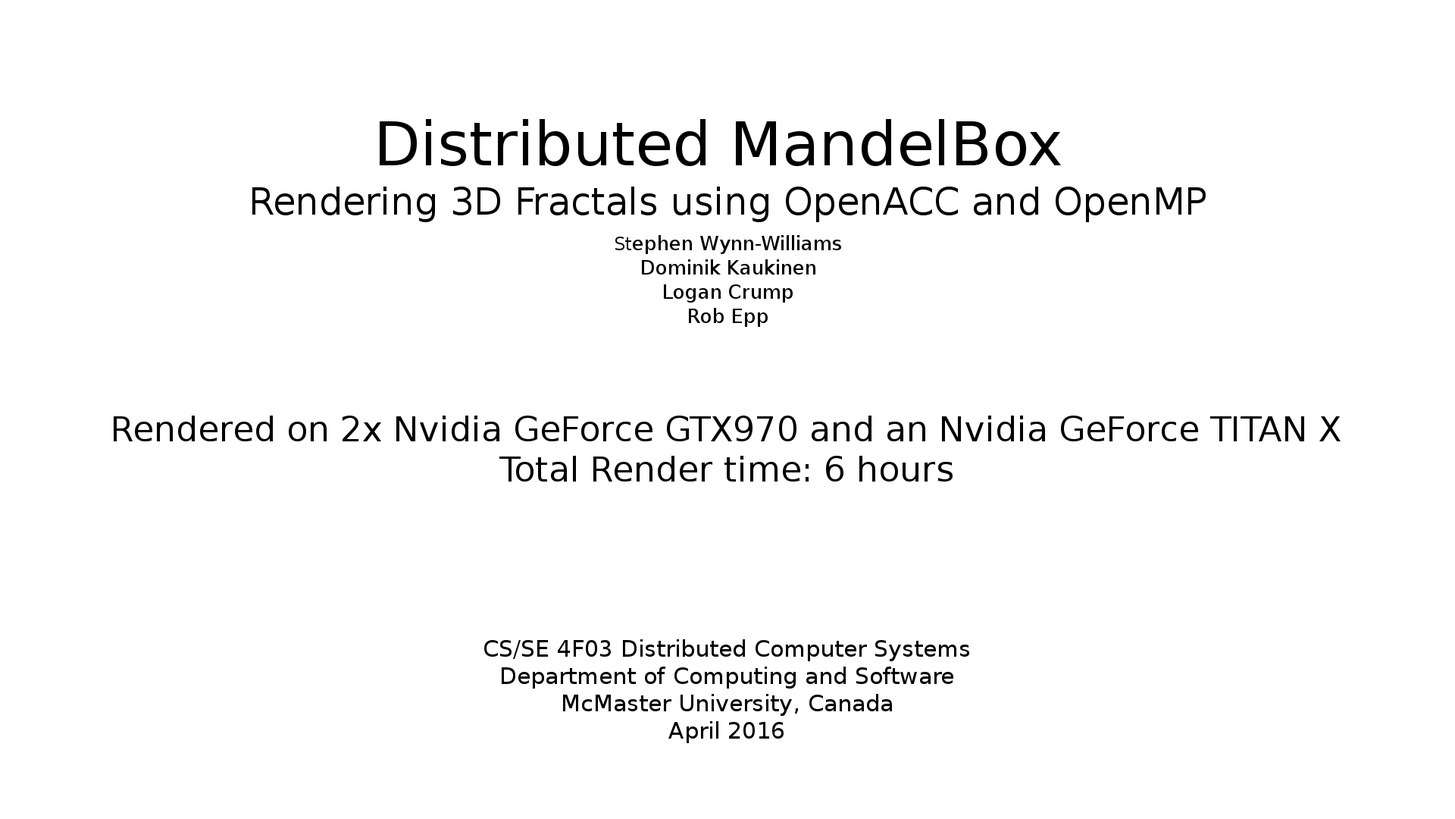
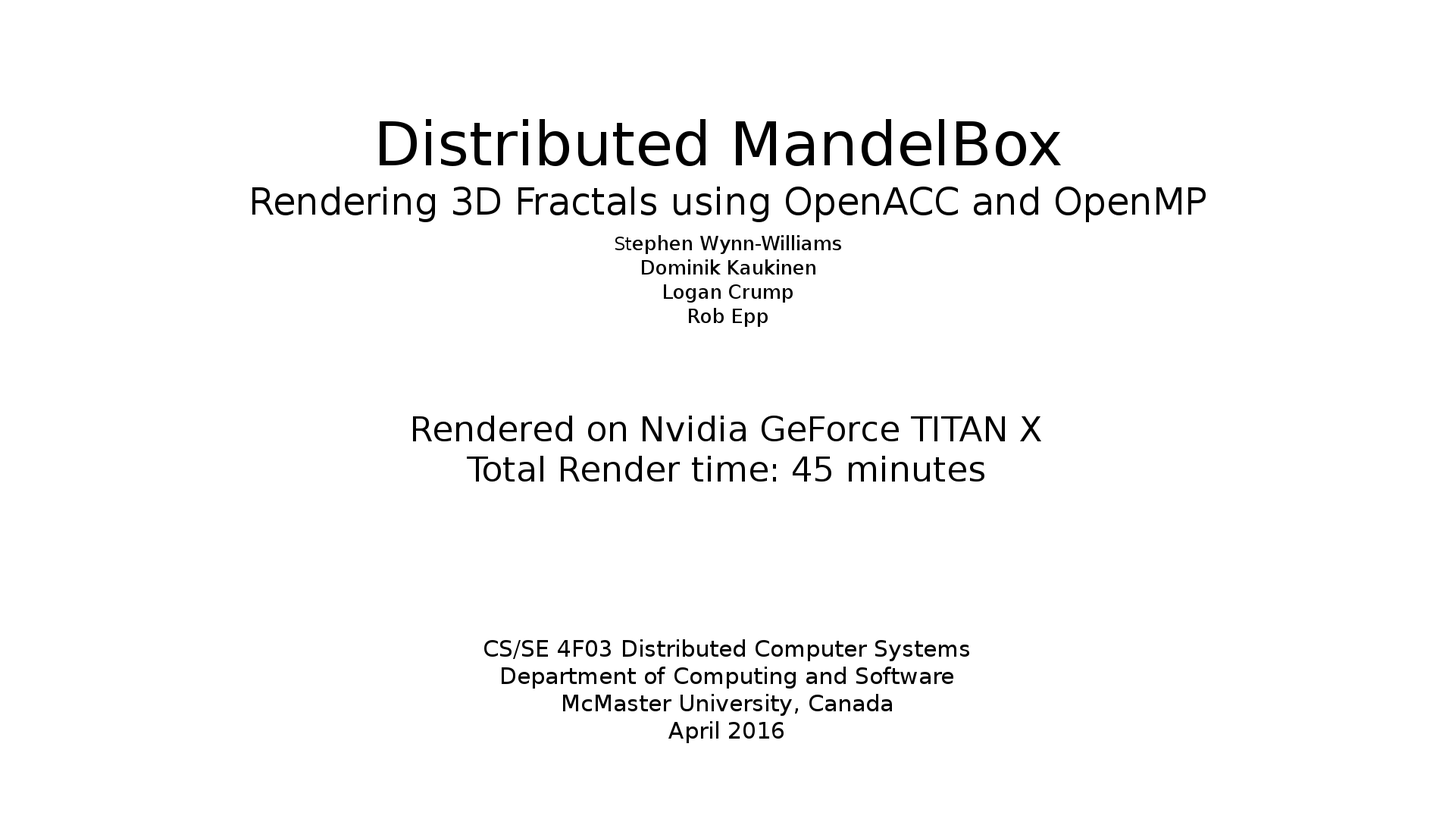
Layered file, before and after one edit (1455×819). Changes by layer:
renamed "Rendered on 2x Nvidia GeForce ..." to "Rendered on Nvidia GeForce TIT...", painted on it over [113, 415, 1341, 482]
